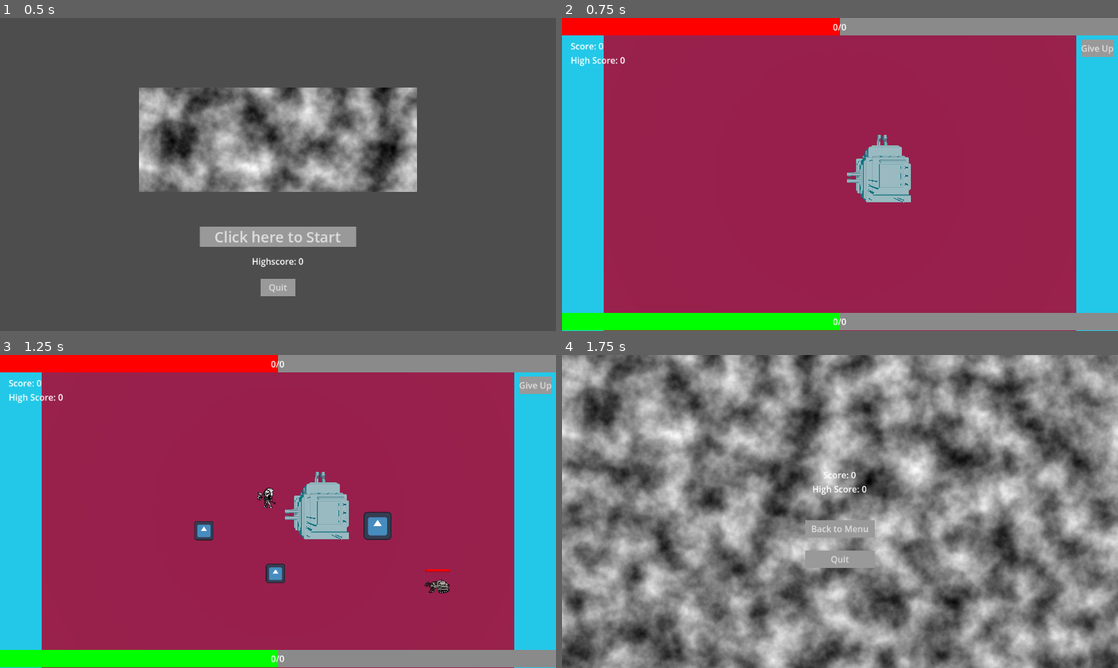
Above: before the commit, frames 1-4 (two rows, left to right).
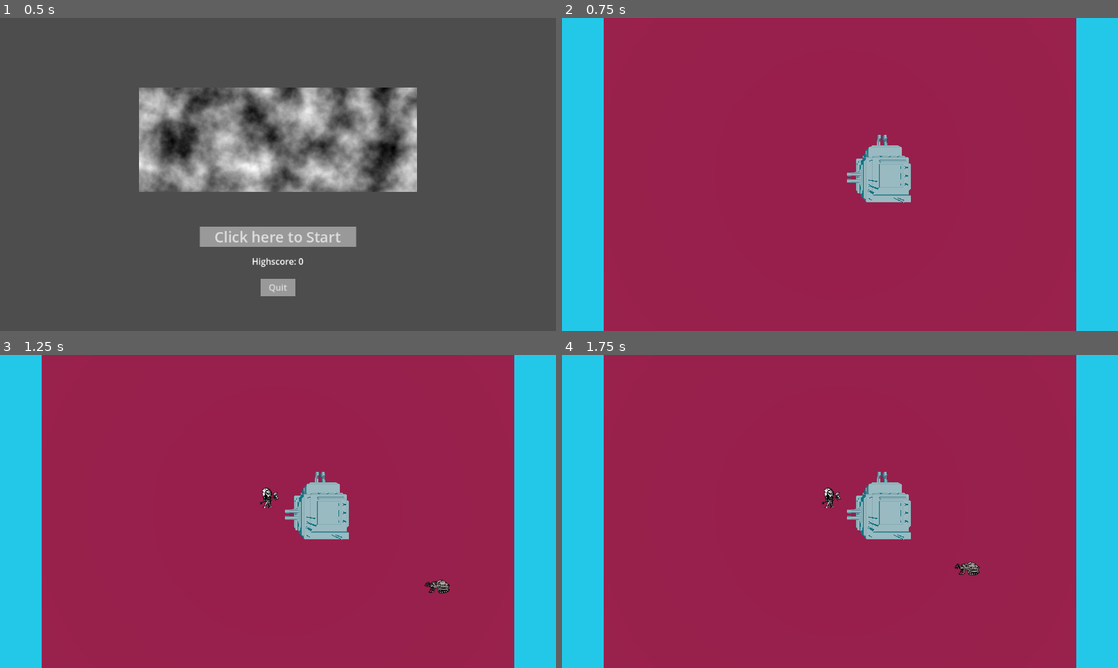
Above: after the commit, the same moments.

Repository: whitehatcat-JE/TowerDefenceGameJam
Game: Godot game, scene res://UI/MenuUI.tscn
The game is run twice, just before and just after one commit, with the same random seed, the same clock (stepped at 60 frames per second) and the same inputs. The engine's default icon, where the game draws it, is replaced by a stand-in: a white triangle on a blue panel in a dark square.
Inputs (mouse positions are in pixels of both pictures, inside the frame that each line leads up to):
- Up to frame 1 (0.5 s): no input
- Up to frame 2 (0.75 s): click "Click here to Start" at 0.5 s
- Up to frame 3 (1.25 s): no input
- Up to frame 4 (1.75 s): click (1095, 386) at 1.25 s, where only the run before the commit has a clickable "Give Up"

Frame 1 is identical in both runs. In frame 2, 12% of the frame differs, in the area x 0-100%, y 0-100%; in frame 3, 13%; in frame 4, 100%.

Commit message:
Implemented screenshake and fixed merge conflicts

Diff:
--- /dev/null
+++ b/Tower/GV.gd
@@ -0,0 +1,3 @@
+extends Node
+
+var enemies:Array = []
--- a/main/enviroment_3d.gd
+++ b/main/enviroment_3d.gd
@@ -14,3 +14,6 @@
 	var plrDif:Vector2 = (%level.playerLoc - defPlayerLoc) / SCALE_DIF
 	$Camera3D.position.x = plrDif.x + defCameraLoc.x
 	$Camera3D.position.z = plrDif.y + defCameraLoc.z
+
+func _on_player_plr_attack():
+	$Camera3D/screenshake.play("shake")
--- a/main/enviroment_3d.tscn
+++ b/main/enviroment_3d.tscn
@@ -1,11 +1,10 @@
-[gd_scene load_steps=10 format=3 uid="uid://ccnt5f231dw6d"]
+[gd_scene load_steps=11 format=3 uid="uid://ccnt5f231dw6d"]
 
 [ext_resource type="Script" path="res://main/enviroment_3d.gd" id="1_t2shv"]
 [ext_resource type="PackedScene" uid="uid://dgf7pwuv337sv" path="res://main/level.tscn" id="2_bjcbj"]
 [ext_resource type="ArrayMesh" uid="uid://dgdytpq3ejngx" path="res://main/TowerBoi.obj" id="2_eid18"]
-[ext_resource type="PackedScene" uid="uid://8q6ovcg2jcc4" path="res://UI/GameUI.tscn" id="2_n7up7"]
 
-[sub_resource type="BoxMesh" id="BoxMesh_imcd5"]
+[sub_resource type="BoxMesh" id="BoxMesh_qs7oh"]
 
 [sub_resource type="StandardMaterial3D" id="StandardMaterial3D_1733y"]
 albedo_color = Color(0.580392, 0.0470588, 0.203922, 1)
@@ -15,6 +14,28 @@
 
 [sub_resource type="ViewportTexture" id="ViewportTexture_0fqri"]
 viewport_path = NodePath("levelViewport")
+
+[sub_resource type="Animation" id="Animation_yaw1l"]
+resource_name = "shake"
+length = 0.1
+step = 0.05
+tracks/0/type = "value"
+tracks/0/imported = false
+tracks/0/enabled = true
+tracks/0/path = NodePath(".:fov")
+tracks/0/interp = 1
+tracks/0/loop_wrap = true
+tracks/0/keys = {
+"times": PackedFloat32Array(0, 0.05, 0.1),
+"transitions": PackedFloat32Array(0.333, -2, 1),
+"update": 0,
+"values": [75.0, 74.5, 75.0]
+}
+
+[sub_resource type="AnimationLibrary" id="AnimationLibrary_5tpvk"]
+_data = {
+"shake": SubResource("Animation_yaw1l")
+}
 
 [sub_resource type="Environment" id="Environment_xpkox"]
 background_mode = 1
@@ -27,11 +48,9 @@
 process_priority = -1
 script = ExtResource("1_t2shv")
 
-[node name="GameUI" parent="." instance=ExtResource("2_n7up7")]
-
 [node name="MeshInstance3D" type="MeshInstance3D" parent="."]
 transform = Transform3D(10, 0, 0, 0, 10, 0, 0, 0, 10, 0, 2.51961, 0)
-mesh = SubResource("BoxMesh_imcd5")
+mesh = SubResource("BoxMesh_qs7oh")
 surface_material_override/0 = SubResource("StandardMaterial3D_1733y")
 
 [node name="MeshInstance3D2" type="MeshInstance3D" parent="."]
@@ -46,6 +65,11 @@
 transform = Transform3D(1.03, 0, 0, 0, 1.03, -3.19744e-14, 0, 3.19744e-14, 1.03, 0, 1.8764e-07, -4.2927)
 texture = SubResource("ViewportTexture_0fqri")
 
+[node name="screenshake" type="AnimationPlayer" parent="Camera3D"]
+libraries = {
+"": SubResource("AnimationLibrary_5tpvk")
+}
+
 [node name="levelViewport" type="SubViewport" parent="."]
 disable_3d = true
 transparent_bg = true
@@ -59,3 +83,8 @@
 
 [node name="DirectionalLight3D" type="DirectionalLight3D" parent="."]
 transform = Transform3D(1, 0, 0, 0, -4.37114e-08, 1, 0, -1, -4.37114e-08, 0, 17.7456, 0)
+
+[connection signal="plrAttack" from="levelViewport/level/Player" to="." method="_on_player_plr_attack"]
+
+[editable path="levelViewport/level"]
+[editable path="levelViewport/level/Player"]
--- a/main/level.gd
+++ b/main/level.gd
@@ -43,6 +43,7 @@
 		self.add_child(newEnemy)
 		newEnemy.position = spawnLoc
 		newEnemy.target = $tower.position
+		GV.enemies.append(newEnemy)
 		return
 
 func _on_wave_timer_timeout():
--- a/main/level.tscn
+++ b/main/level.tscn
@@ -1,18 +1,13 @@
-[gd_scene load_steps=14 format=3 uid="uid://dgf7pwuv337sv"]
+[gd_scene load_steps=11 format=3 uid="uid://dgf7pwuv337sv"]
 
 [ext_resource type="Script" path="res://main/level.gd" id="1_clrrc"]
 [ext_resource type="Script" path="res://main/tower.gd" id="2_2sm2v"]
 [ext_resource type="Script" path="res://player/SwordHitbox.gd" id="3_8y3ks"]
-[ext_resource type="Texture2D" uid="uid://bl5k6pvlqamji" path="res://icon.svg" id="3_ka2l4"]
-[ext_resource type="Shader" path="res://main/emp.gdshader" id="4_hblwq"]
 [ext_resource type="PackedScene" uid="uid://by0oifw6gjcd8" path="res://main/objects/enemy.tscn" id="4_hrws1"]
 [ext_resource type="PackedScene" uid="uid://cqaj2h0k5x558" path="res://player/player.tscn" id="5_b521d"]
 
 [sub_resource type="RectangleShape2D" id="RectangleShape2D_2m23h"]
 size = Vector2(60, 60)
-
-[sub_resource type="ShaderMaterial" id="ShaderMaterial_u8308"]
-shader = ExtResource("4_hblwq")
 
 [sub_resource type="CapsuleShape2D" id="CapsuleShape2D_iqa8e"]
 radius = 92.0
@@ -77,11 +72,6 @@
 monitorable = false
 script = ExtResource("3_8y3ks")
 
-[node name="ColorRect" type="ColorRect" parent="tower/empAttack"]
-material = SubResource("ShaderMaterial_u8308")
-offset_right = 40.0
-offset_bottom = 40.0
-
 [node name="hitbox" type="CollisionShape2D" parent="tower/empAttack"]
 shape = SubResource("CapsuleShape2D_iqa8e")
 
@@ -90,53 +80,6 @@
 libraries = {
 "": SubResource("AnimationLibrary_q03fj")
 }
-
-[node name="locationTrackers" type="Node2D" parent="."]
-
-[node name="Icon" type="Sprite2D" parent="locationTrackers"]
-position = Vector2(348.5, 348.5)
-scale = Vector2(0.304687, 0.304687)
-texture = ExtResource("3_ka2l4")
-
-[node name="Icon2" type="Sprite2D" parent="locationTrackers"]
-position = Vector2(495, 436)
-scale = Vector2(0.304687, 0.304687)
-texture = ExtResource("3_ka2l4")
-
-[node name="Icon3" type="Sprite2D" parent="locationTrackers"]
-position = Vector2(703.75, 338.75)
-scale = Vector2(0.441406, 0.441406)
-texture = ExtResource("3_ka2l4")
-
-[node name="Icon4" type="Sprite2D" parent="locationTrackers"]
-position = Vector2(-477, 776)
-scale = Vector2(0.441406, 0.441406)
-texture = ExtResource("3_ka2l4")
-
-[node name="Icon5" type="Sprite2D" parent="locationTrackers"]
-position = Vector2(1345, 908)
-scale = Vector2(0.441406, 0.441406)
-texture = ExtResource("3_ka2l4")
-
-[node name="Icon6" type="Sprite2D" parent="locationTrackers"]
-position = Vector2(1501, 309)
-scale = Vector2(0.441406, 0.441406)
-texture = ExtResource("3_ka2l4")
-
-[node name="Icon7" type="Sprite2D" parent="locationTrackers"]
-position = Vector2(1633, -260)
-scale = Vector2(0.441406, 0.441406)
-texture = ExtResource("3_ka2l4")
-
-[node name="Icon8" type="Sprite2D" parent="locationTrackers"]
-position = Vector2(-399, -170)
-scale = Vector2(0.441406, 0.441406)
-texture = ExtResource("3_ka2l4")
-
-[node name="Icon9" type="Sprite2D" parent="locationTrackers"]
-position = Vector2(-303, 160)
-scale = Vector2(0.441406, 0.441406)
-texture = ExtResource("3_ka2l4")
 
 [node name="waveTimer" type="Timer" parent="."]
 unique_name_in_owner = true
--- a/main/objects/DamageIndicator.gd
+++ b/main/objects/DamageIndicator.gd
@@ -12,3 +12,6 @@
 func _process(delta):
 	global_position += speed * shiftDiection * delta
 	speed = max(speed - friction * delta, 0)
+
+func _on_spawn_anim_animation_finished(anim_name):
+	queue_free()
--- a/main/objects/DamageIndicator.tscn
+++ b/main/objects/DamageIndicator.tscn
@@ -63,10 +63,10 @@
 tracks/1/interp = 1
 tracks/1/loop_wrap = true
 tracks/1/keys = {
-"times": PackedFloat32Array(0, 0.3),
-"transitions": PackedFloat32Array(1, 1),
+"times": PackedFloat32Array(0, 0.4, 1),
+"transitions": PackedFloat32Array(0.5, 2, 1),
 "update": 0,
-"values": [Vector2(0.5, 0.5), Vector2(5, 5)]
+"values": [Vector2(0.03, 0.03), Vector2(0.4, 0.4), Vector2(0.3, 0.3)]
 }
 tracks/2/type = "value"
 tracks/2/imported = false
@@ -109,11 +109,15 @@
 offset_bottom = 26.0
 scale = Vector2(0.5, 0.5)
 theme_override_fonts/font = ExtResource("2_1ecbk")
+theme_override_font_sizes/font_size = 256
 text = "1"
 
-[node name="AnimationPlayer" type="AnimationPlayer" parent="."]
+[node name="spawnAnim" type="AnimationPlayer" parent="."]
 root_node = NodePath("../Label")
 autoplay = "showDamage"
+speed_scale = 3.0
 libraries = {
 "": SubResource("AnimationLibrary_po5fc")
 }
+
+[connection signal="animation_finished" from="spawnAnim" to="." method="_on_spawn_anim_animation_finished"]
--- a/main/objects/enemy.gd
+++ b/main/objects/enemy.gd
@@ -26,6 +26,7 @@
 	$hitbox.set_deferred("disabled", true)
 	Stats.add_score(value)
 	Stats.add_score(1)
+	GV.enemies.erase(self)
 
 func _physics_process(delta):
 	if dead: return;
@@ -42,6 +43,8 @@
 func damage(amt:float):
 	currentHealth -= amt
 	hpBar.set_size(Vector2((currentHealth/healthMax) * rectMax, 5))
+	$healthbarPivot/underHealth.visible = true
+	$healthbarPivot/overHealth.visible = true
 	if currentHealth <= 0.0: die();
 	else: $knockbackAnim.play("knockback");
 	spawnEffect(effectHit)
--- a/main/objects/enemy.tscn
+++ b/main/objects/enemy.tscn
@@ -123,11 +123,12 @@
 
 [node name="explosionSprite" type="AnimatedSprite2D" parent="healthbarPivot"]
 position = Vector2(0, -10)
-scale = Vector2(0.2, 0.2)
+scale = Vector2(0.25, 0.25)
 sprite_frames = SubResource("SpriteFrames_tcokr")
 animation = &"idle"
 
 [node name="underHealth" type="ColorRect" parent="healthbarPivot"]
+visible = false
 offset_left = -24.0
 offset_top = -36.0
 offset_right = 26.0
@@ -135,6 +136,7 @@
 color = Color(0.592157, 0, 0, 1)
 
 [node name="overHealth" type="ColorRect" parent="healthbarPivot"]
+visible = false
 offset_left = -24.0
 offset_top = -36.0
 offset_right = 26.0
--- a/player/Player.gd
+++ b/player/Player.gd
@@ -1,9 +1,11 @@
 extends CharacterBody2D
 
+signal plrAttack
+
 #All The Variables needed throughout the code
-var acceleration = 1000
-var maxSpeed = 220
-var friction = 1700
+var acceleration = 2000
+var maxSpeed = 300
+var friction = 2000
 
 var attacking:bool = false
 
@@ -21,9 +23,9 @@
 	else:
 		velocity = velocity.move_toward(Vector2.ZERO, friction * delta)
 	if velocity.x > 0:
+		$playerSprite.scale.x = 0.5
+	else:
 		$playerSprite.scale.x = -0.5
-	elif velocity.x < 0:
-		$playerSprite.scale.x = 0.5
 	move()
 
 	if Input.is_action_just_pressed("attack") and !attacking:
@@ -31,12 +33,17 @@
 
 func attack():
 	attacking = true
+	$attackAnim.play("attack")
 	$playerSprite.play("attack")
-	$SwordHitbox/Hitbox.set_deferred("monitoring", true)
+	$playerSprite/attackSprite.play("sweep")
 	await get_tree().create_timer(0.5).timeout
-	$SwordHitbox/Hitbox.set_deferred("monitoring", false)
 	$playerSprite.play("idle")
+	$playerSprite/attackSprite.play("idle")
 	attacking = false
 
 func move():
 	move_and_slide()
+
+func _on_player_sprite_frame_changed():
+	if $playerSprite.animation == "attack" and $playerSprite.frame == 1:
+		emit_signal("plrAttack")
--- a/player/SwordHitbox.gd
+++ b/player/SwordHitbox.gd
@@ -1,7 +1,9 @@
 extends Area2D
 
-var damageAmt:float = 1.0
+var damageMin:int = 1
+var damageMax:int = 3
 
 func _on_body_entered(body):
 	if body.has_method("damage"):
-		body.damage(damageAmt)
+		var damageAmt:int = randi_range(damageMin, damageMax)
+		body.damage(1 if damageAmt <= 2 else 3)
--- a/player/player.tscn
+++ b/player/player.tscn
@@ -1,16 +1,15 @@
-[gd_scene load_steps=13 format=3 uid="uid://cqaj2h0k5x558"]
+[gd_scene load_steps=22 format=3 uid="uid://cqaj2h0k5x558"]
 
 [ext_resource type="Script" path="res://player/Player.gd" id="1_xp17c"]
 [ext_resource type="Texture2D" uid="uid://hfjitjm2c386" path="res://main/playerAttack.png" id="2_vv2vs"]
+[ext_resource type="Texture2D" uid="uid://dvoj286yp04n5" path="res://main/attackSweep.png" id="3_b06pq"]
 [ext_resource type="Script" path="res://player/SwordHitbox.gd" id="3_lfrnb"]
+[ext_resource type="Script" path="res://player/Stats.gd" id="4_fmgyg"]
+[ext_resource type="Script" path="res://Tower/GV.gd" id="5_qlxj6"]
 
 [sub_resource type="CapsuleShape2D" id="CapsuleShape2D_wqmnc"]
 radius = 63.0
 height = 126.0
-
-[sub_resource type="AtlasTexture" id="AtlasTexture_0qvcc"]
-atlas = ExtResource("2_vv2vs")
-region = Rect2(0, 0, 256, 256)
 
 [sub_resource type="AtlasTexture" id="AtlasTexture_kdmhu"]
 atlas = ExtResource("2_vv2vs")
@@ -36,9 +35,6 @@
 animations = [{
 "frames": [{
 "duration": 1.0,
-"texture": SubResource("AtlasTexture_0qvcc")
-}, {
-"duration": 1.0,
 "texture": SubResource("AtlasTexture_kdmhu")
 }, {
 "duration": 1.0,
@@ -58,14 +54,93 @@
 "duration": 1.0,
 "texture": SubResource("AtlasTexture_ruy83")
 }],
-"loop": true,
+"loop": false,
 "name": &"idle",
 "speed": 5.0
 }]
 
-[sub_resource type="CapsuleShape2D" id="CapsuleShape2D_82cwk"]
-radius = 105.0
-height = 210.0
+[sub_resource type="AtlasTexture" id="AtlasTexture_iqo1t"]
+atlas = ExtResource("3_b06pq")
+region = Rect2(0, 0, 256, 256)
+
+[sub_resource type="AtlasTexture" id="AtlasTexture_d0cea"]
+atlas = ExtResource("3_b06pq")
+region = Rect2(256, 0, 256, 256)
+
+[sub_resource type="AtlasTexture" id="AtlasTexture_vsg20"]
+atlas = ExtResource("3_b06pq")
+region = Rect2(0, 256, 256, 256)
+
+[sub_resource type="AtlasTexture" id="AtlasTexture_7073b"]
+atlas = ExtResource("3_b06pq")
+region = Rect2(256, 256, 256, 256)
+
+[sub_resource type="SpriteFrames" id="SpriteFrames_bc0jd"]
+animations = [{
+"frames": [{
+"duration": 1.0,
+"texture": null
+}],
+"loop": true,
+"name": &"idle",
+"speed": 5.0
+}, {
+"frames": [{
+"duration": 1.0,
+"texture": null
+}, {
+"duration": 1.0,
+"texture": SubResource("AtlasTexture_iqo1t")
+}, {
+"duration": 1.0,
+"texture": SubResource("AtlasTexture_d0cea")
+}, {
+"duration": 1.0,
+"texture": SubResource("AtlasTexture_vsg20")
+}, {
+"duration": 1.0,
+"texture": SubResource("AtlasTexture_7073b")
+}],
+"loop": false,
+"name": &"sweep",
+"speed": 10.0
+}]
+
+[sub_resource type="RectangleShape2D" id="RectangleShape2D_fikur"]
+size = Vector2(45, 126)
+
+[sub_resource type="Animation" id="Animation_vjcyl"]
+resource_name = "attack"
+length = 0.4
+tracks/0/type = "value"
+tracks/0/imported = false
+tracks/0/enabled = true
+tracks/0/path = NodePath("playerSprite/attackField:position")
+tracks/0/interp = 1
+tracks/0/loop_wrap = true
+tracks/0/keys = {
+"times": PackedFloat32Array(0, 0.1, 0.4),
+"transitions": PackedFloat32Array(1, 1, 1),
+"update": 0,
+"values": [Vector2(-200, 0), Vector2(0, 0), Vector2(400, 0)]
+}
+tracks/1/type = "value"
+tracks/1/imported = false
+tracks/1/enabled = true
+tracks/1/path = NodePath("playerSprite/attackField:monitoring")
+tracks/1/interp = 1
+tracks/1/loop_wrap = true
+tracks/1/keys = {
+"times": PackedFloat32Array(0, 0.4),
+"transitions": PackedFloat32Array(1, 1),
+"update": 1,
+"values": [true, false]
+}
+
+[sub_resource type="AnimationLibrary" id="AnimationLibrary_uyalm"]
+_data = {
+"attack": SubResource("Animation_vjcyl")
+}
 
 [node name="Player" type="CharacterBody2D"]
 collision_layer = 4
@@ -79,18 +154,38 @@
 scale = Vector2(0.5, 0.5)
 sprite_frames = SubResource("SpriteFrames_a2dr8")
 animation = &"attack"
+autoplay = "idle"
 
-[node name="SwordHitbox" type="Marker2D" parent="."]
+[node name="attackSprite" type="AnimatedSprite2D" parent="playerSprite"]
+position = Vector2(244, 0)
+sprite_frames = SubResource("SpriteFrames_bc0jd")
+animation = &"sweep"
+autoplay = "idle"
+frame = 3
+frame_progress = 1.0
 
-[node name="Hitbox" type="Area2D" parent="SwordHitbox"]
+[node name="attackField" type="Area2D" parent="playerSprite"]
+scale = Vector2(2, 2)
 collision_mask = 2
-monitoring = false
 monitorable = false
 script = ExtResource("3_lfrnb")
 
-[node name="CollisionShape2D2" type="CollisionShape2D" parent="SwordHitbox/Hitbox"]
-shape = SubResource("CapsuleShape2D_82cwk")
+[node name="hitbox" type="CollisionShape2D" parent="playerSprite/attackField"]
+position = Vector2(93.5, 0)
+shape = SubResource("RectangleShape2D_fikur")
 
 [node name="AudioStreamPlayer" type="AudioStreamPlayer" parent="."]
 
-[connection signal="body_entered" from="SwordHitbox/Hitbox" to="SwordHitbox/Hitbox" method="_on_body_entered"]
+[node name="Node" type="Node" parent="."]
+script = ExtResource("4_fmgyg")
+
+[node name="GV" type="Node" parent="."]
+script = ExtResource("5_qlxj6")
+
+[node name="attackAnim" type="AnimationPlayer" parent="."]
+libraries = {
+"": SubResource("AnimationLibrary_uyalm")
+}
+
+[connection signal="frame_changed" from="playerSprite" to="." method="_on_player_sprite_frame_changed"]
+[connection signal="body_entered" from="playerSprite/attackField" to="playerSprite/attackField" method="_on_body_entered"]
--- a/project.godot
+++ b/project.godot
@@ -18,6 +18,7 @@
 [autoload]
 
 Stats="*res://player/Stats.gd"
+GV="*res://Tower/GV.gd"
 
 [display]
 
Binary file added: main/attackSweep.png
Not shown, added: main/attackSweep.png.import
